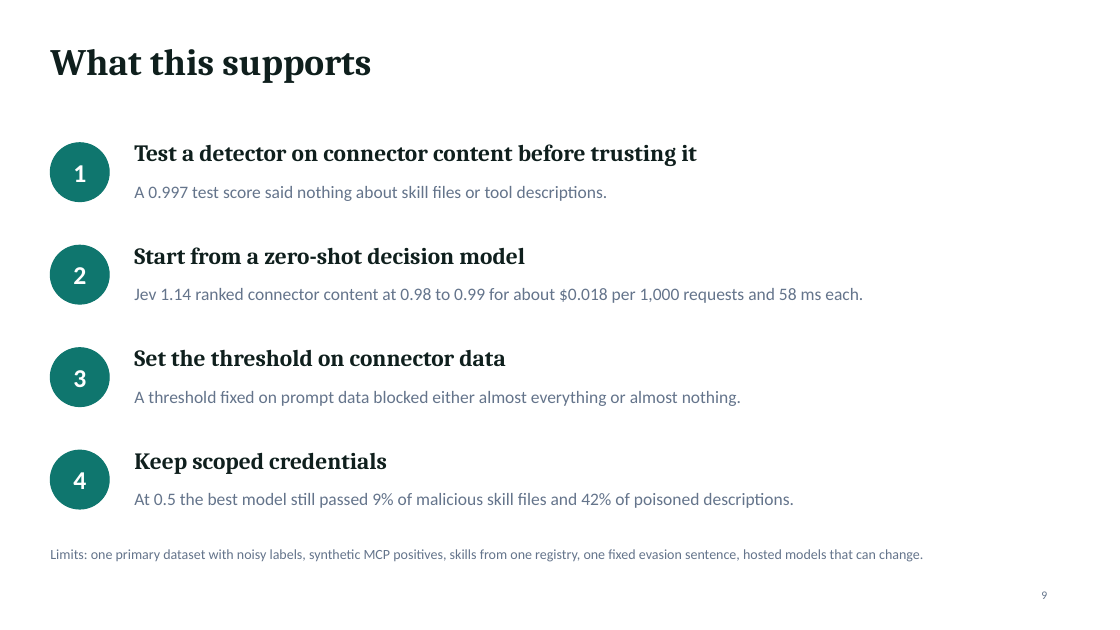
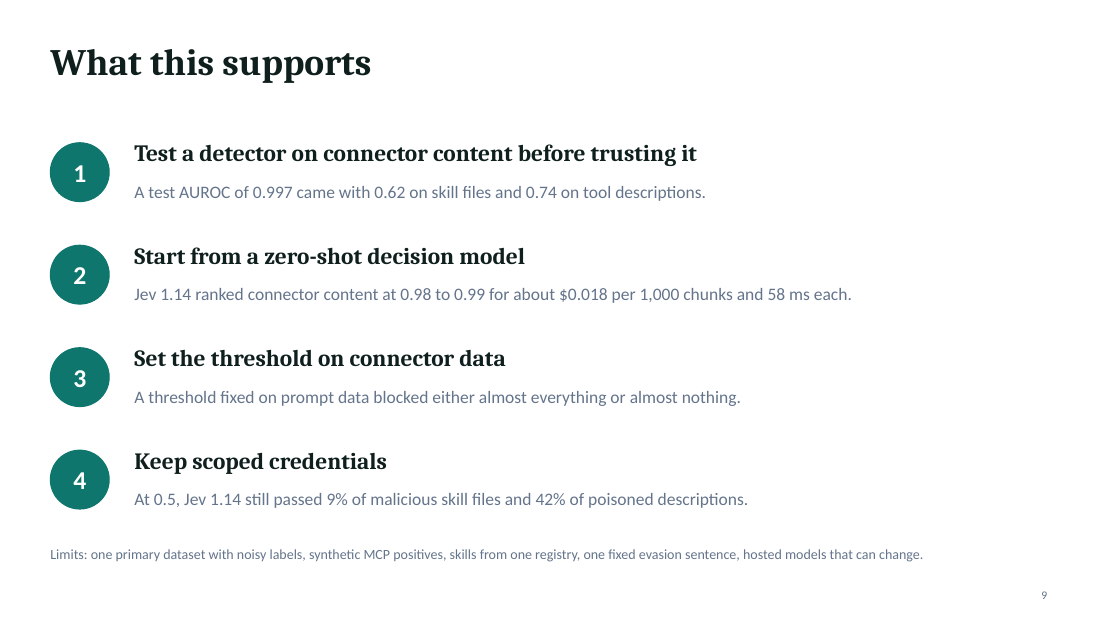
Before and after one commit to jonasneves/connector-gate, a slide deck: slide 9 of slides.pptx. Drawn at 1120x630 pixels with LibreOffice and Linux fonts; fonts in the diff are those of the drawing. Boxes give left, top, right and bottom in pixels: in the first picture for what was removed or moved away, otherwise in the second. Text is boxed around its words. In the diff, an @@ line names an element or a change of style, - is before the commit and + after.

```diff
--- a/slides.pptx
+++ b/slides.pptx
@@ text at (134, 186, 706, 201): text changed @@
-A 0.997 test score said nothing about skill files or tool descriptions.
+A test AUROC of 0.997 came with 0.62 on skill files and 0.74 on tool descriptions.
@@ text at (134, 288, 852, 303): text changed @@
-Jev 1.14 ranked connector content at 0.98 to 0.99 for about $0.018 per 1,000 requests and 58 ms each.
+Jev 1.14 ranked connector content at 0.98 to 0.99 for about $0.018 per 1,000 chunks and 58 ms each.
@@ text at (134, 493, 749, 508): text changed @@
-At 0.5 the best model still passed 9% of malicious skill files and 42% of poisoned descriptions.
+At 0.5, Jev 1.14 still passed 9% of malicious skill files and 42% of poisoned descriptions.
```
Also in this commit, not shown: 6 other slides changed, 4 other files.
